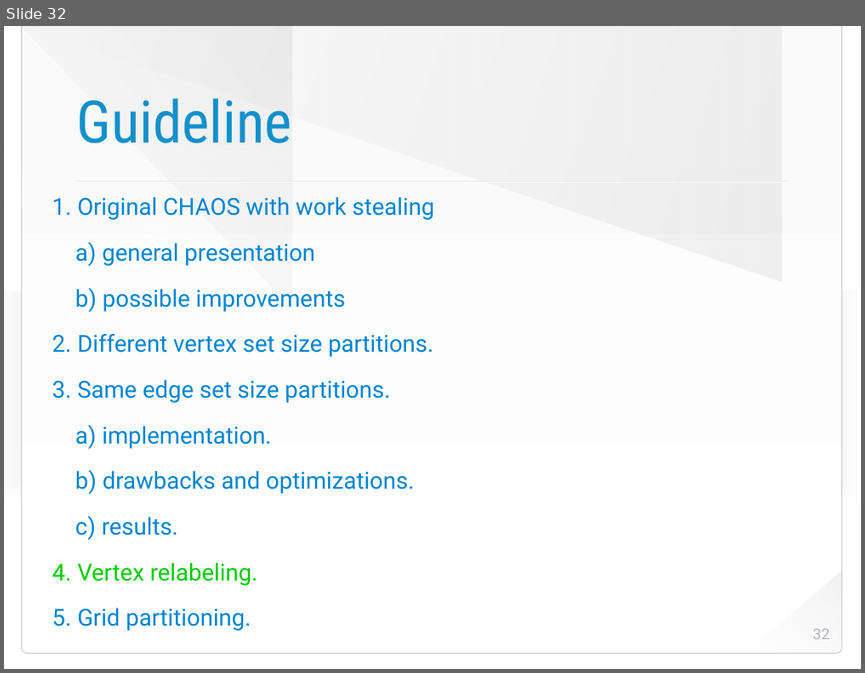
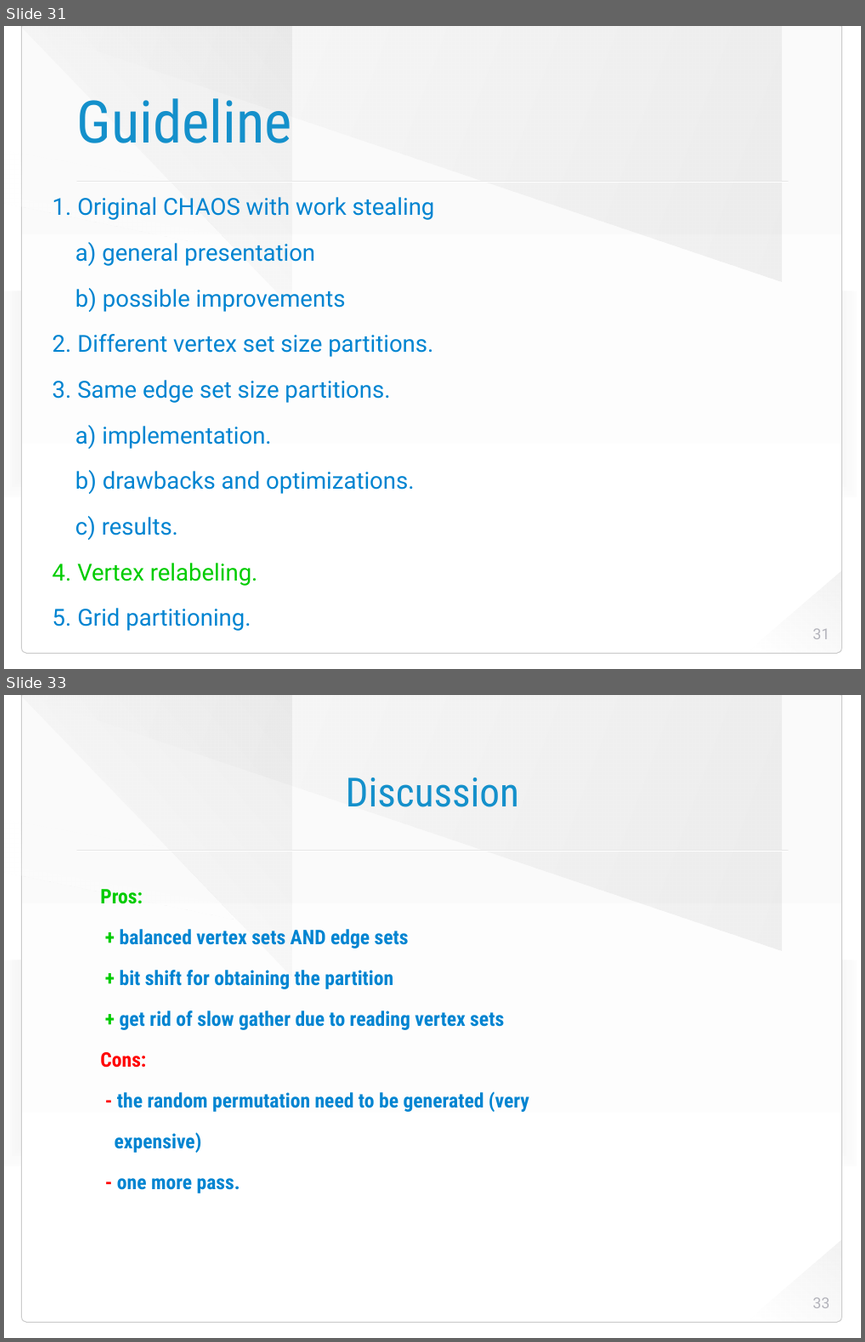
Before and after one commit to HaprianVlad/chaos, a slide deck: presentation.odp. Shown one above the other, each under a label of ours: slide 32 before the commit, slides 31 and 33 after it; the slides between them are not shown. The pictures are 865x673 and 865x1342 pixels, drawn with LibreOffice and Linux fonts; fonts in the diff are those of the drawing; background and template pictures are left out. Boxes give left, top, right and bottom in pixels: in the first picture for what was removed or moved away, otherwise in the second. Text is boxed around its words. In the diff, an @@ line names an element or a change of style, - is before the commit and + after.

Commit message:
add slides

```diff
--- a/presentation.odp
+++ b/presentation.odp
@@ slide 33 added at (4, 695, 861, 1338), background picture (left out); not listed: 8 template elements that a slide beside it also shows @@
@@ title added at (346, 777, 519, 807), 48 pt, text #1490CB @@
+Discussion
@@ text added at (100, 889, 529, 1193), 24 pt, text #0084D1, bold @@
+Pros:
++ balanced vertex sets AND edge sets
++ bit shift for obtaining the partition
++ get rid of slow gather due to reading vertex sets
+Cons:
+- the random permutation need to be generated (very
+expensive)
+- one more pass.
@@ page number added at (812, 1297, 829, 1308), 18 pt, text #B3B3BB @@
+33
@@ what was slide 32 is now slide 31 @@
@@ page number at (812, 628, 829, 639): text changed @@
-32
+31
```
Also in this commit, not shown: 1 other slide added, 1 other file.
